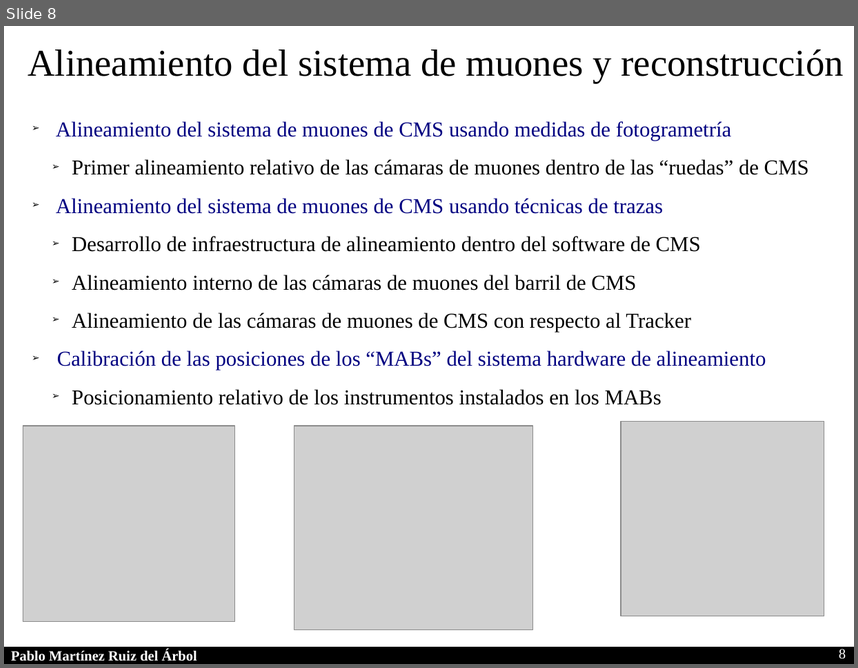
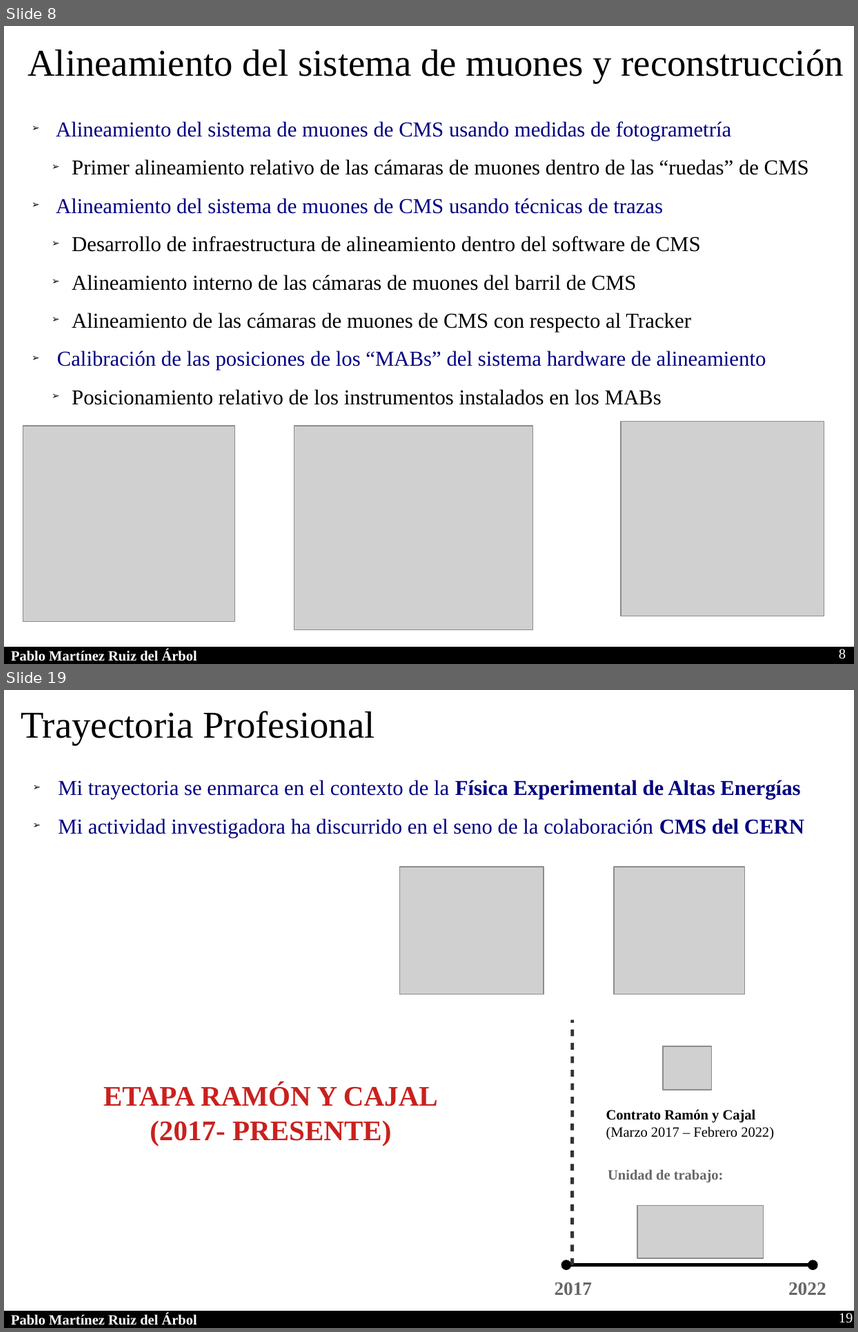
Before and after one commit to parbol/Plaza, a slide deck: Presentacion/Presentacion.odp. Shown one above the other, each under a label of ours: slide 8 before the commit, slides 8 and 19 after it; the slides between them are not shown. The pictures are 858x668 and 858x1332 pixels, drawn with LibreOffice and Linux fonts; fonts in the diff are those of the drawing; grey boxes stand for pictures. Boxes give left, top, right and bottom in pixels: in the first picture for what was removed or moved away, otherwise in the second. Text is boxed around its words. In the diff, an @@ line names an element or a change of style, - is before the commit and + after.

```diff
--- a/Presentacion/Presentacion.odp
+++ b/Presentacion/Presentacion.odp
@@ slide 19 added at bbox=[4, 690, 854, 1328], background #FFFFFF; not listed: 2 template elements that a slide beside it also shows @@
@@ text added at bbox=[21, 711, 375, 745], 32 pt, text #000000 @@
+Trayectoria Profesional
@@ text added at bbox=[58, 780, 804, 838], 18 pt, text #000080 @@
+➢ Mi trayectoria se enmarca en el contexto de la Física Experimental de Altas Energías
+➢ Mi actividad investigadora ha discurrido en el seno de la colaboración CMS del CERN
@@ picture added at bbox=[399, 867, 544, 994] @@
@@ picture added at bbox=[615, 867, 745, 994] @@
@@ line added from (573, 1265) to (573, 1020), #333333 2.89 pt @@
@@ picture added at bbox=[663, 1046, 711, 1090] @@
@@ text added at bbox=[103, 1083, 438, 1145], 24 pt, text #C9211E, bold @@
+ETAPA RAMÓN Y CAJAL
+(2017- PRESENTE)
@@ text added at bbox=[606, 1109, 774, 1139], 12 pt, text #000000 @@
+Contrato Ramón y Cajal
+(Marzo 2017 – Febrero 2022)
@@ text added at bbox=[608, 1170, 724, 1183], 12 pt, text #666666, bold @@
+Unidad de trabajo:
@@ picture added at bbox=[637, 1205, 763, 1258] @@
@@ double arrow added from (566, 1265) to (813, 1265), #000000 2.89 pt @@
@@ text added at bbox=[555, 1282, 593, 1294], 16 pt, text #666666, bold @@
+2017
@@ text added at bbox=[789, 1282, 826, 1294], 16 pt, text #666666, bold @@
+2022
@@ page number added at bbox=[839, 1312, 853, 1323], 12 pt, text #FFFFFF @@
+19
```
Also in this commit, not shown: 6 slides changed, 6 other slides added, 2 slides removed.
